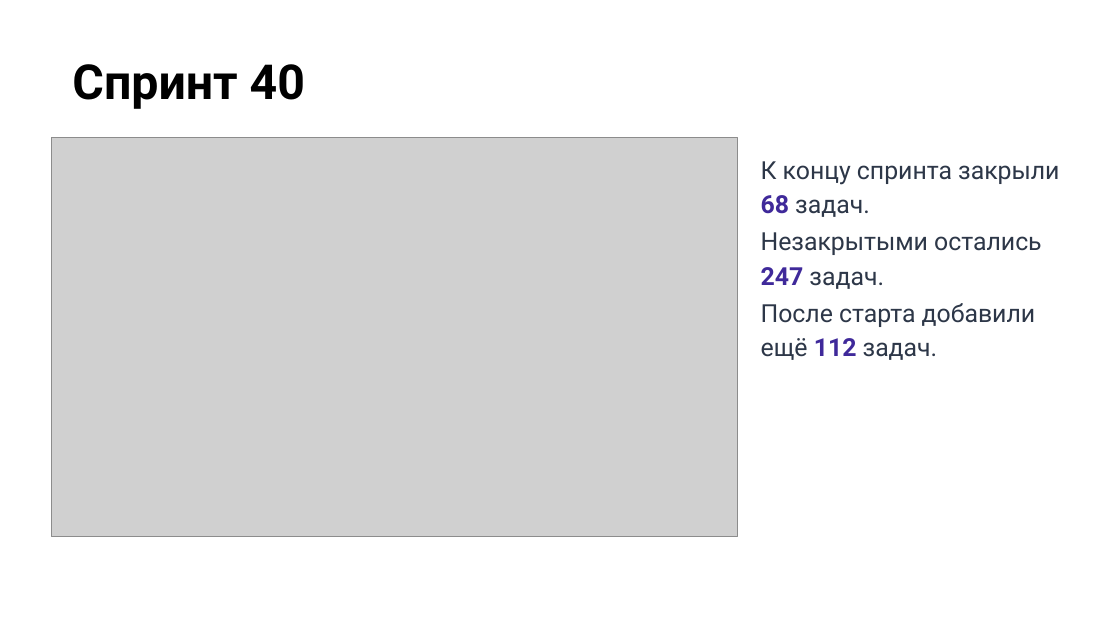
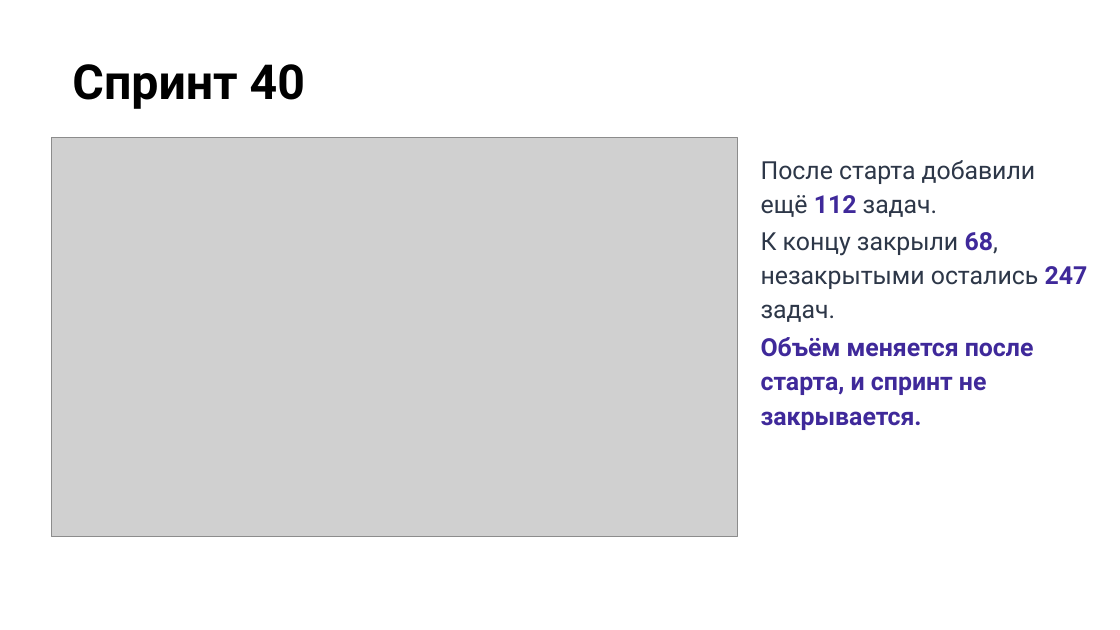
Before and after one commit to camelot270/otus_work, a slide deck: slide 12 of docs/Защита проекта. Петров Н.И..pptx. Drawn at 1120x630 pixels with LibreOffice and Linux fonts; fonts in the diff are those of the drawing; grey boxes stand for pictures; background and template pictures are left out. Boxes give left, top, right and bottom in pixels: in the first picture for what was removed or moved away, otherwise in the second. Text is boxed around its words. In the diff, an @@ line names an element or a change of style, - is before the commit and + after.

```diff
--- a/docs/Защита проекта. Петров Н.И..pptx
+++ b/docs/Защита проекта. Петров Н.И..pptx
@@ text at [761, 161, 1059, 289]: paragraphs removed @@
-К концу спринта закрыли 68 задач.
-Незакрытыми остались 247 задач.
@@ text at [761, 160, 1036, 217]: less space between paragraphs @@
@@ text at [761, 232, 1088, 430]: paragraphs added @@
+К концу закрыли 68, незакрытыми остались 247 задач.
+Объём меняется после старта, и спринт не закрывается.
```
Also in this commit, not shown: 1 other slide changed.
